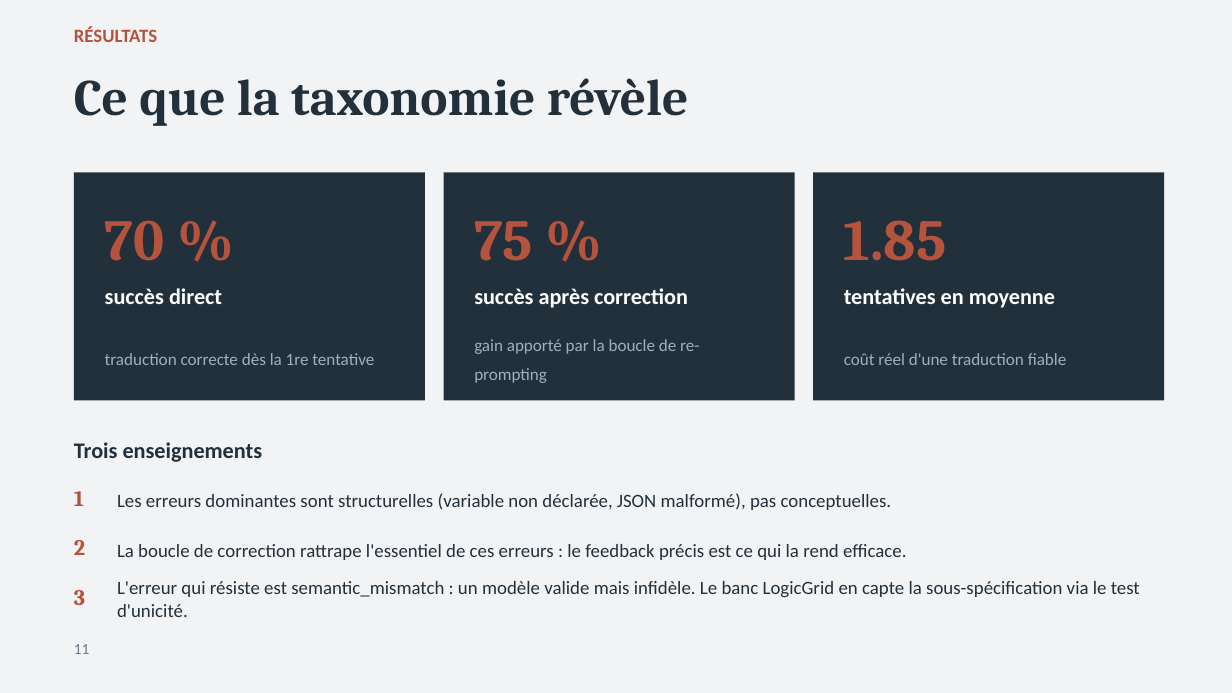
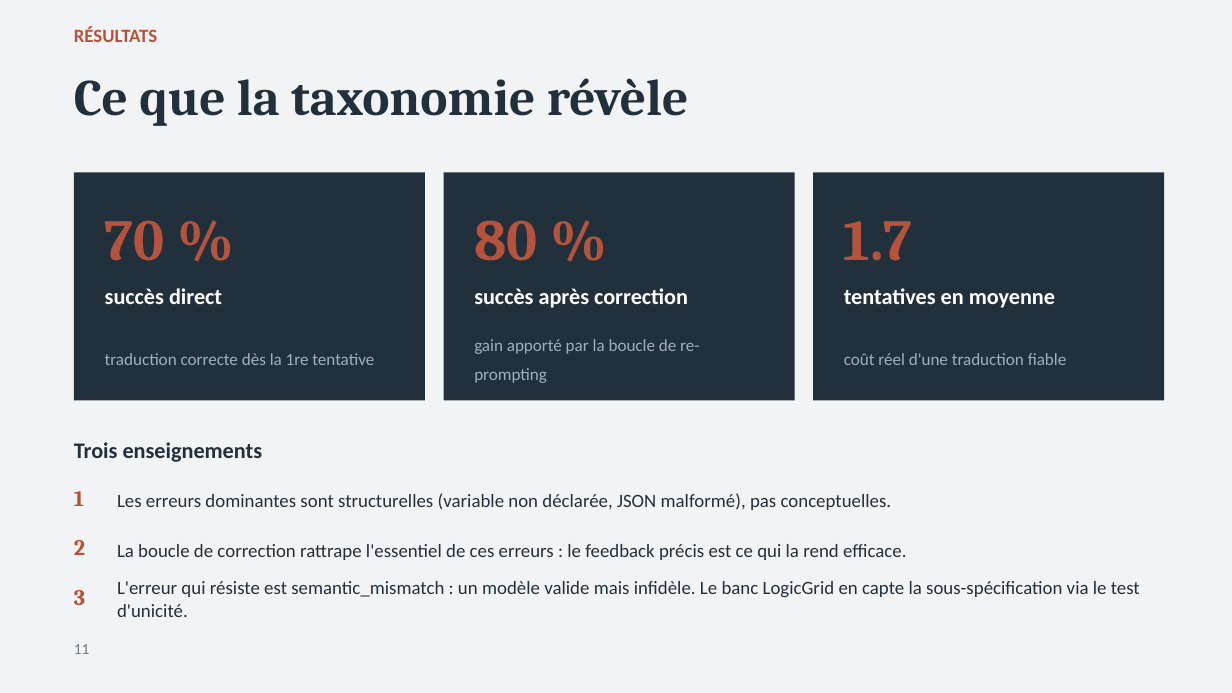
Before and after one commit to ZeldaTwo/2026-Epita-Intelligence-Symbolique, a slide deck: slide 11 of J4 - Integration LLM + solveurs symboliques (LLM-as-a-reasoner)/IASY_Presentation.pptx. Drawn at 1232x693 pixels with LibreOffice and Linux fonts; fonts in the diff are those of the drawing. Boxes give left, top, right and bottom in pixels: in the first picture for what was removed or moved away, otherwise in the second. Text is boxed around its words. In the diff, an @@ line names an element or a change of style, - is before the commit and + after.

Commit message:
fix: fixed issues on slides

```diff
--- a/J4 - Integration LLM + solveurs symboliques (LLM-as-a-reasoner)/IASY_Presentation.pptx
+++ b/J4 - Integration LLM + solveurs symboliques (LLM-as-a-reasoner)/IASY_Presentation.pptx
@@ text at (x1=474, y1=220, x2=537, y2=261): text changed @@
-75 %
+80 %
@@ text at (x1=844, y1=221, x2=913, y2=261): text changed @@
-1.85
+1.7
```
